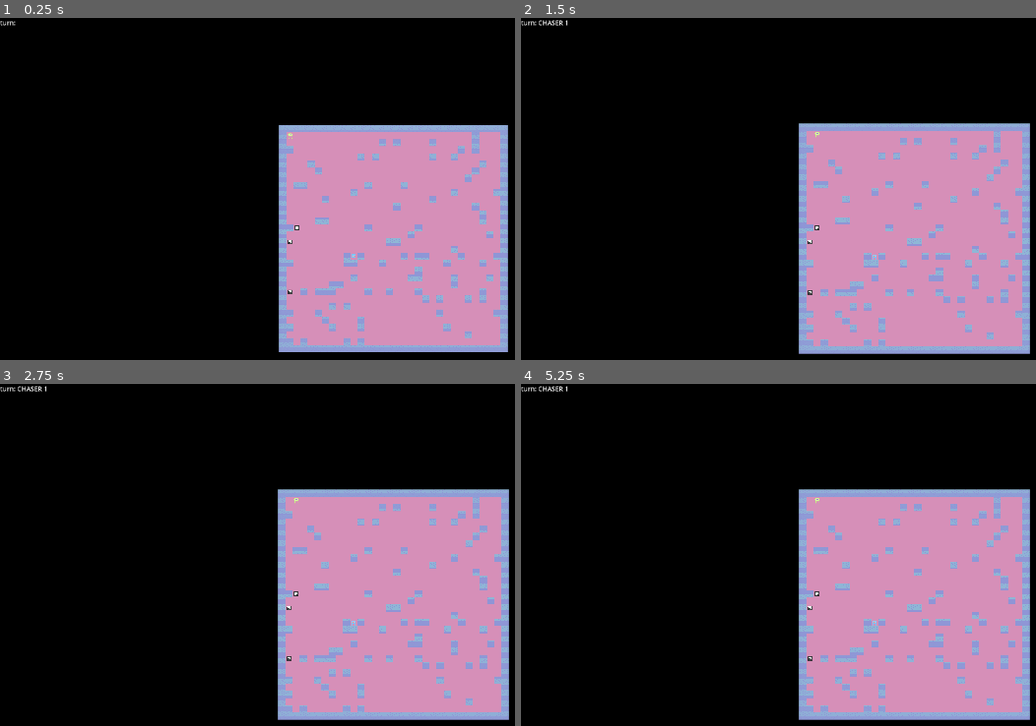
Above: before the commit, frames 1-4 (two rows, left to right).
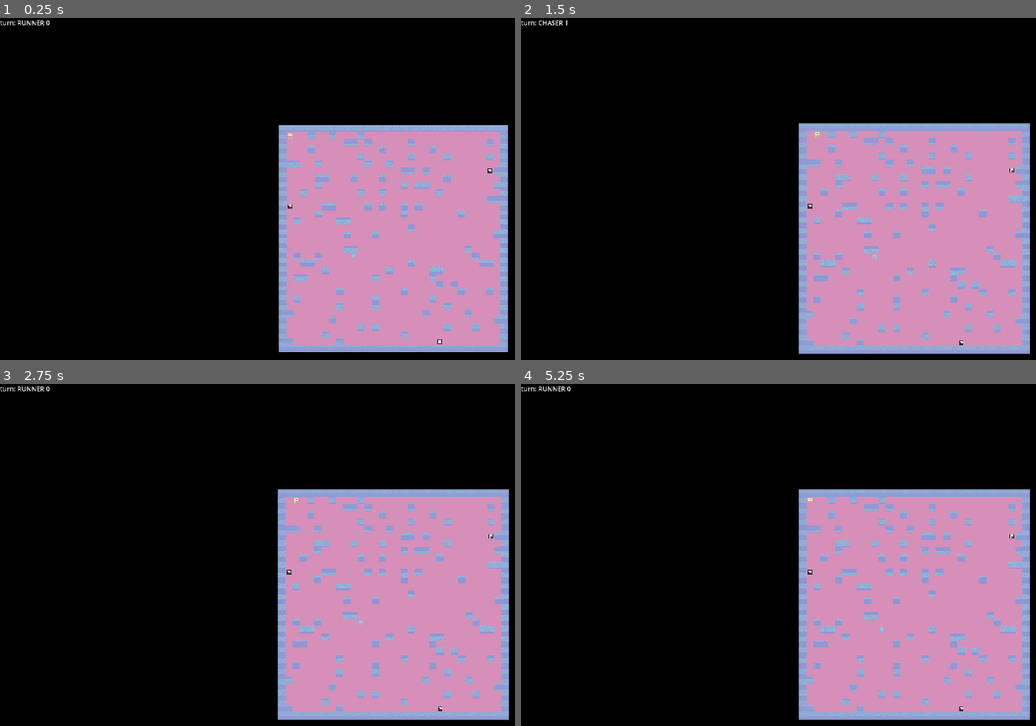
Above: after the commit, the same moments.

Repository: LocalT0aster/LockedUpRL
Game: Godot game, scene res://main.tscn
Same seed, same stepped clock (60 frames per second), same inputs: the game is played once before the commit and once after it.
Inputs (mouse positions are in pixels of both pictures, inside the frame that each line leads up to):
- Up to frame 1 (0.25 s): no input
- Up to frame 2 (1.5 s): tap Enter at 0.5 s; move the mouse to (outside the picture) at 0.52 s; hold Right 0.53-1.25 s; hold Alt (alt) 0.53-1.25 s; click (outside the picture) at 0.67 s; tap Space at 1.25 s; drag from (757, 260) to (876, 325) at 1.27 s
- Up to frame 3 (2.75 s): tap Enter at 2 s; move the mouse to (473, 507) at 2.02 s; hold Right from 2.03 s (still down); hold Alt (alt) from 2.03 s (still down)
- Up to frame 4 (5.25 s): release Right at 2.75 s; release Alt (alt) at 2.75 s; tap Space at 2.75, 4.25 s; drag from (876, 691) to (680, 537) at 2.77 s; tap Enter at 3.5 s; move the mouse to (outside the picture) at 3.52 s; hold Left 3.53-4.25 s; hold Alt (alt) 3.53-4.25 s; drag from (680, 537) to (793, 493) at 4.27 s; move the mouse to (953, 606) at 5.02 s; hold Down from 5.03 s (still down); hold Alt (alt) from 5.03 s (still down); click (953, 606) at 5.17 s

The runs differ from the first frame. In frame 1, 5.2% of the frame differs, in the area x 3-98%, y 0-96%; in frame 2, 5.2%; in frame 3, 5.3%; in frame 4, 5.3%.

Commit message:
fix exits

Diff:
--- a/game/label.gd
+++ b/game/label.gd
@@ -4,6 +4,7 @@
 
 func _ready() -> void:
 	agents.next_turn.connect(change_text)
+	change_text(0)
 
 func change_text(index : int):
 	text = "turn: " + agents.get_child(index).character + " " + str(index)
--- a/game/world_tilemap.gd
+++ b/game/world_tilemap.gd
@@ -29,9 +29,10 @@
 			if randf() <= wall_chance:
 				set_cell(Vector2i(i,j),0,Global.tiles.BLOCK,0)
 				continue
-			if randf() <= exit_chance and exit_ammount > 0:
-				exit_ammount -= 1
-				set_cell(Vector2i(i,j),0,Global.tiles.EXIT,0)
+	for i in exit_ammount:
+		var coord = Vector2i(randi_range(1,rect.size.x-2),randi_range(1,rect.size.y-2))
+		set_cell(coord,0,Global.tiles.EXIT,0)
+
 
 func update_astar():
 	for i in range(astar.region.position.x, astar.region.end.x):
